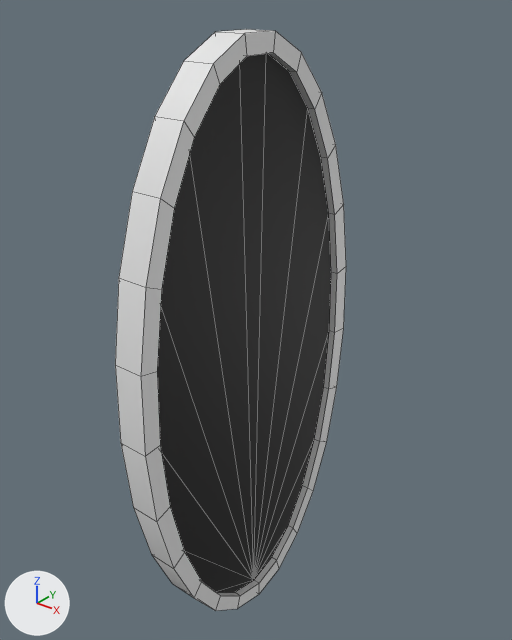
The FBX model TokyoGame/Assets/Resources/Fbx/Mirror/Mirror.FBX, before and after one commit.
One viewpoint serves both versions: a 50 mm camera at (1.282, -1.559, 1.124) aimed at (-0.016, 0.063, 0.118). Every picture has the same lights, and +X, +Y and +Z are marked at lower left. Mesh edges are drawn as thin lines.

Names of what the first picture shows: 'Flame', 'Mirror'.
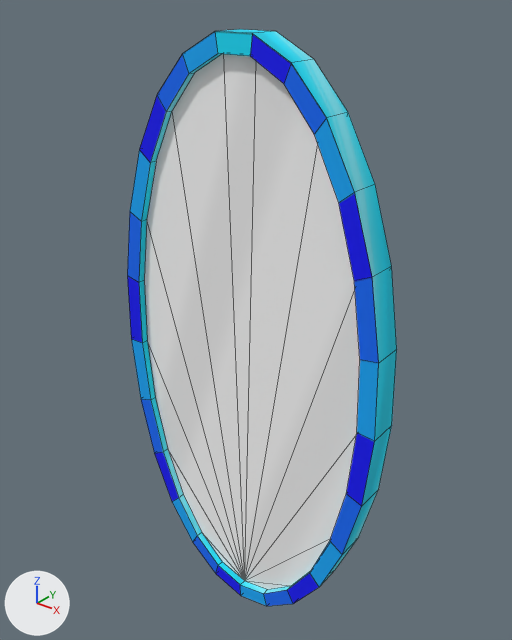
The change in detail:
Picture 'Mirror.png' (img_mirror_png) is new.
Material 'Mirror_Texture' (mat_mirror_texture) is new.
Its texture is img_mirror_png.
Its roughness is 0.859.
me_mesh_001 is used by ob_mirror; parent ob_flame; location (0.0, 0.0, 0.0).
me_mesh_001 had 24 vertices, 13 faces and spanned x -36.9..37.2, y -34.7..34.7, z 1.0.
me_mesh_001 now has 100 vertices, 101 faces and spans x -39.1..39.4, y -39.3..39.3, z -2.0..2.0.
Part 1, on me_mesh_001:
1 face is deleted.
27 vertices are added at x -39.1..39.4, y -39.3..39.3, z -2.0..2.0.
24 new vertices lie (0.0, 0.0, 1.0) away from vertices in x -36.9..37.2, y -34.7..34.7, z 1.0.
25 new vertices lie (0.0, 0.0, 4.0) away from vertices in x -39.1..39.4, y -39.3..39.3, z -2.0.
89 new faces join them.
me_mesh_001 part 2: 12 faces spanning x -36.9..37.2, y -34.7..34.7, z 1.0 switch from mat_01___default (black #000000) to mat_mirror_texture (picture img_mirror_png).
In object 'Mirror' (ob_mirror), parent is no longer ob_flame.
Object 'Mirror' (ob_mirror) turns from (0, 0, 0) to (90, 90, 0) degrees about x, y and z.
Object 'Mirror' (ob_mirror) is rescaled from (1.0, 1.0, 1.0) to (0.0254, 0.0129, 0.0254).
Object 'Flame' (ob_flame) is deleted.

Location of each change, (x1, y1, x2, y2) in pixels of the pictures (512 x 640 px):
'Mirror', reshaped, turned, rescaled, moved: before (157, 54, 331, 592); after (127, 29, 397, 606)
'Flame', deleted: before (115, 29, 346, 611)
part 1 of me_mesh_001, built on: before (161, 154, 254, 579); after (127, 29, 397, 606)
part 2 of me_mesh_001, recoloured (black to grey): before (157, 54, 331, 592); after (144, 54, 360, 589)
